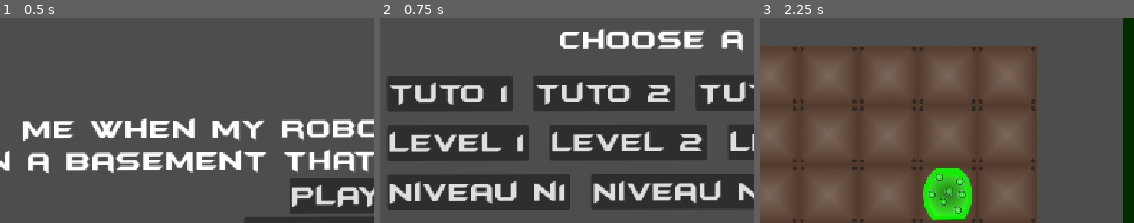
Above: before the commit, frames 1-3 (left to right).
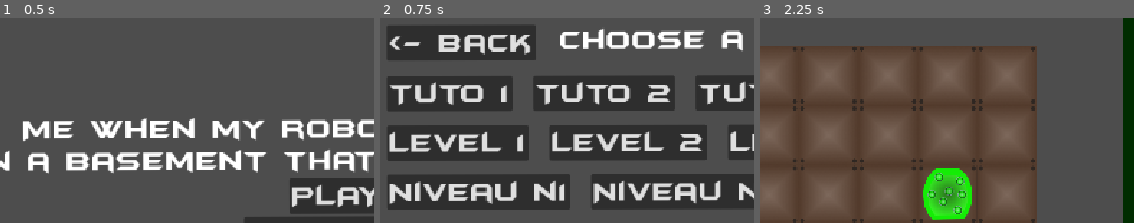
Above: after the commit, the same moments.

Repository: yuesubi/unijam-2026
Game: Godot game, scene res://Scenes/SceneContainers/meta_menu.tscn
Two runs of this game, one before a commit and one after it. Both use one fixed random seed, a clock stepped at 60 frames per second and the inputs below.
Inputs (mouse positions are % of the whole screen's width and height, from its top left):
- Up to frame 1 (0.5 s): no input
- Up to frame 2 (0.75 s): click "PLAY" at 0.5 s
- Up to frame 3 (2.25 s): click (14, 11) at 1.25 s, where only the run after the commit has a clickable "<- back"; click "Level 1" at 2 s
The pictures show only the part of the screen within x 4-54%, y 5-55%; the shares and areas given below are measured in that part.

Frame 1 is identical in both runs. In frame 2, 6.4% of the frame differs, in the area x 2-42%, y 3-21%; in frame 3, nothing differs.

Commit message:
Change level selection scene

Diff:
--- a/into-the-maze/Scenes/Menus/level_selection_menu.tscn
+++ b/into-the-maze/Scenes/Menus/level_selection_menu.tscn
@@ -27,6 +27,12 @@
 theme_override_constants/margin_right = 100
 theme_override_constants/margin_bottom = 70
 
+[node name="BackButton" type="Button" parent="MarginContainer" unique_id=1646722162]
+layout_mode = 2
+size_flags_horizontal = 0
+size_flags_vertical = 0
+text = "<- back"
+
 [node name="VBoxContainer" type="VBoxContainer" parent="MarginContainer" unique_id=1558994645]
 layout_mode = 2
 theme_override_constants/separation = 30
@@ -46,3 +52,6 @@
 size_flags_horizontal = 3
 theme_override_constants/h_separation = 30
 theme_override_constants/v_separation = 20
+
+[connection signal="back" from="." to="." method="reload_scene"]
+[connection signal="pressed" from="MarginContainer/BackButton" to="." method="_on_back_button_pressed"]
--- a/into-the-maze/Scripts/Menu/level_selection_menu.gd
+++ b/into-the-maze/Scripts/Menu/level_selection_menu.gd
@@ -1,4 +1,7 @@
 extends "res://Scripts/contenerized_scene.gd"
+
+signal back(scene: PackedScene)
+var main_menu_scene = preload("res://Scenes/Menus/main_menu.tscn")
 
 class LevelEntry:
 	var name: String
@@ -34,8 +37,18 @@
 				GameData.scene_to_load = level.scene_path
 				get_tree().change_scene_to_file("res://Scenes/SceneContainers/level_container.tscn")
 		)
+		button.mouse_entered.connect(button_hover)
 		level_container.add_child(button)
 
 # Called every frame. 'delta' is the elapsed time since the previous frame.
 func _process(delta: float) -> void:
 	pass
+
+func button_hover() :
+	SfxPlayer.play(SfxPlayer.Hover)
+
+
+
+
+func _on_back_button_pressed() -> void:
+	back.emit(main_menu_scene)
